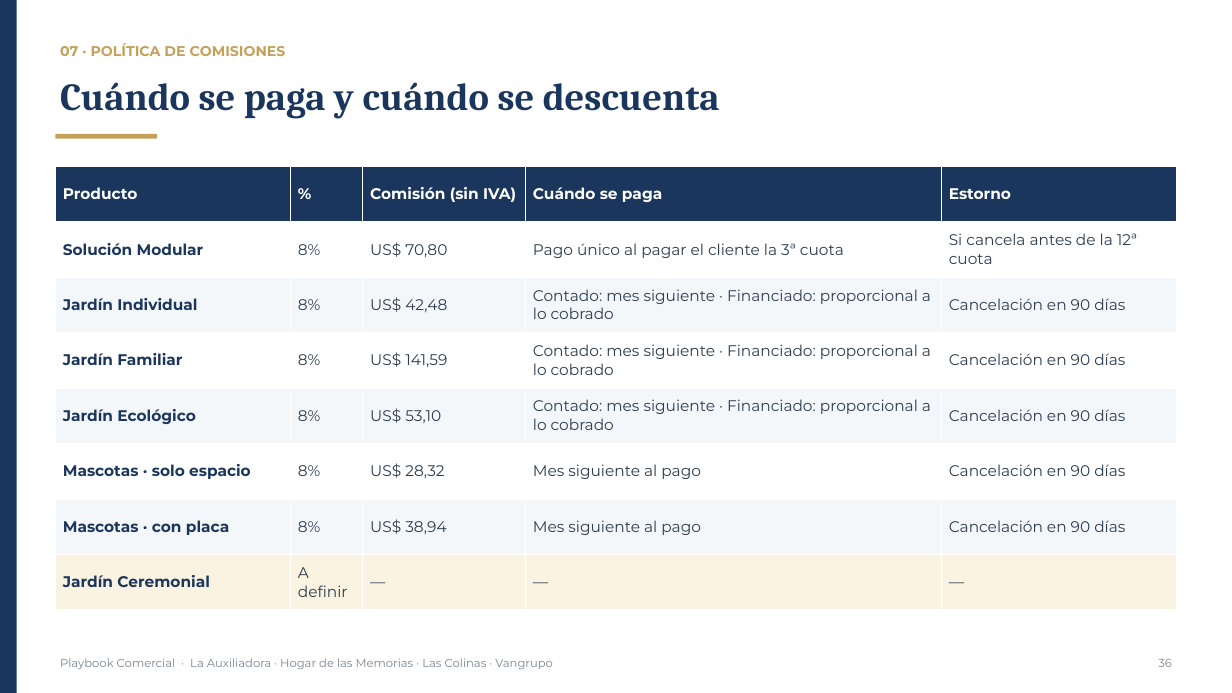
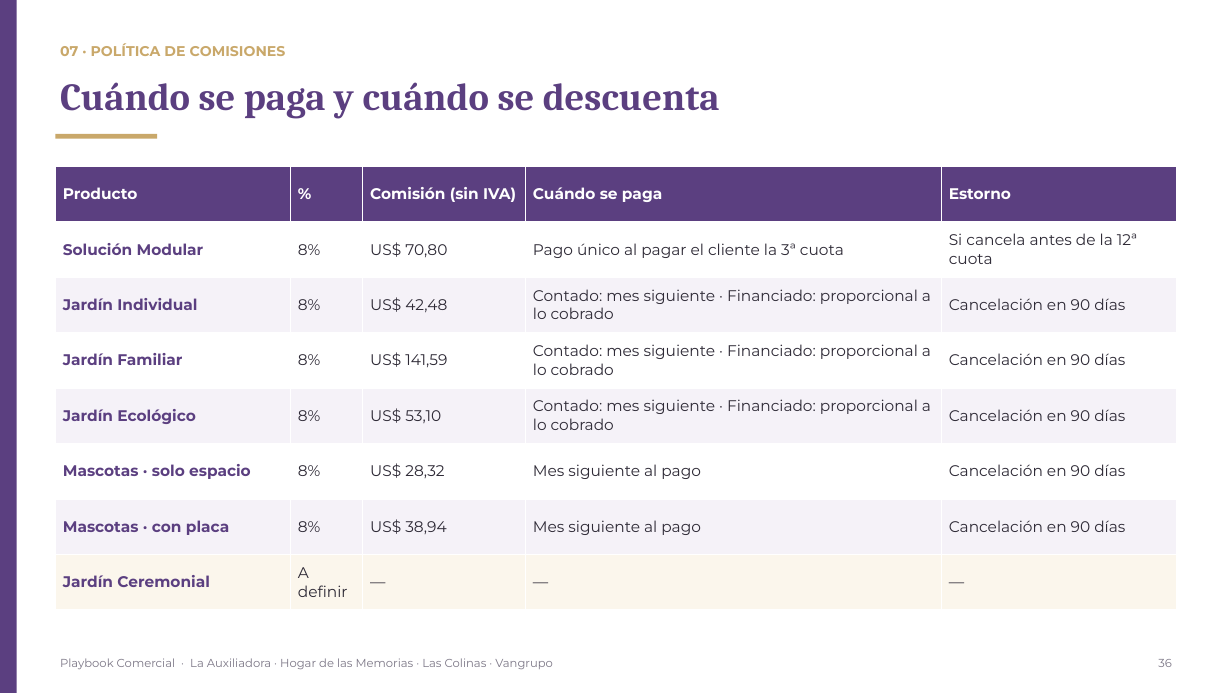
Before and after one commit to os267/teste, a slide deck: slide 36 of playbook/salida/Playbook_Comercial_Cremacion_Vangrupo.pptx. Drawn at 1232x693 pixels with LibreOffice and Linux fonts; fonts in the diff are those of the drawing. Boxes give left, top, right and bottom in pixels: in the first picture for what was removed or moved away, otherwise in the second. Text is boxed around its words. In the diff, an @@ line names an element or a change of style, - is before the commit and + after.

```diff
--- a/playbook/salida/Playbook_Comercial_Cremacion_Vangrupo.pptx
+++ b/playbook/salida/Playbook_Comercial_Cremacion_Vangrupo.pptx
@@ rectangle at (0,0,17,693): fill #1B365D to #5B3F80 @@
@@ text "07 · POLÍTICA DE COMISIONES" at (60,43,286,56): text colour #C5A059 to #C9A86A @@
@@ text "Cuándo se paga y cuándo ..." at (60,82,720,119): text colour #1B365D to #5B3F80 @@
@@ rectangle at (55,134,157,139): fill #C5A059 to #C9A86A @@
@@ table at (55,166,1176,610) @@
@@ fill #1B365D to #5B3F80 in row 1 @@
@@ fill #F4F7FA to #F5F2F8 in 15 cells @@
@@ fill #FBF3E1 to #FBF6EC in row 8 @@
@@ text colour #1B365D to #5B3F80 in "Solución Modular", "Jardín Individual", "Jardín Familiar", "Jardín Ecológico" and 3 more places @@
@@ text colour #2C3E50 to #2E2A36 in "8%", "US$ 70,80", "Pago único al pagar el cliente la ...", "Si cancela antes de la 12ª cuota" and 24 more places @@
```
Also in this commit, not shown: 38 other slides changed, 13 other files.
